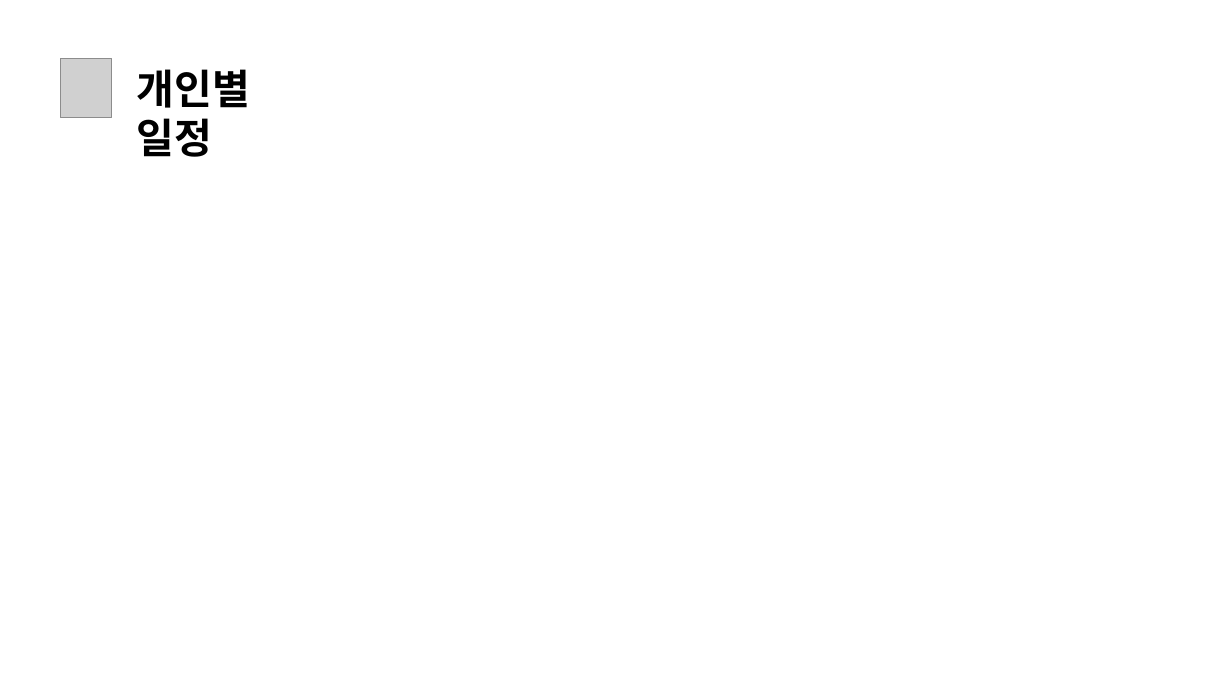
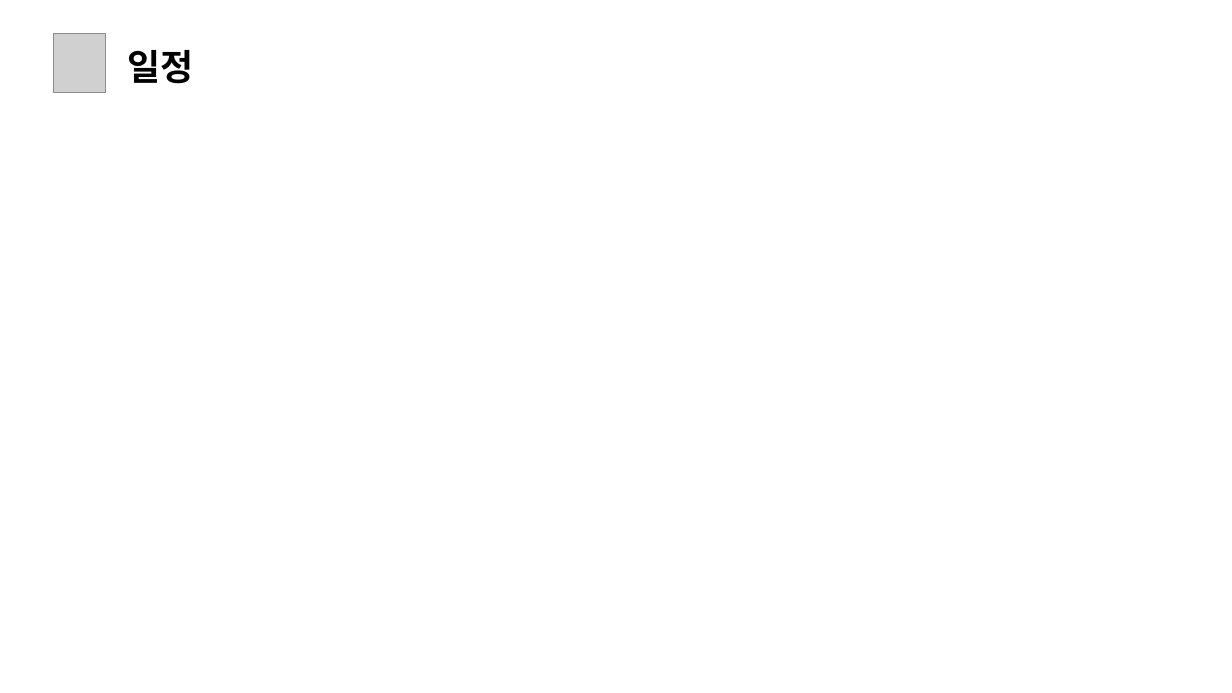
Before and after one commit to daseullll/HappyHouse, a slide deck: slide 6 of happyhouse_광주4반.pptx (slide 5 before the commit). Drawn at 1232x693 pixels with LibreOffice and Linux fonts; fonts in the diff are those of the drawing; grey boxes stand for pictures. Boxes give left, top, right and bottom in pixels: in the first picture for what was removed or moved away, otherwise in the second. Text is boxed around its words. In the diff, an @@ line names an element or a change of style, - is before the commit and + after.

```diff
--- a/happyhouse_광주4반.pptx
+++ b/happyhouse_광주4반.pptx
@@ picture moved from (x1=60, y1=58, x2=112, y2=117) to (x1=54, y1=33, x2=105, y2=92) @@
@@ text at (x1=128, y1=50, x2=194, y2=84): text changed; size 32 to 28 pt @@
-개인별 일정
+일정
```
Also in this commit, not shown: 10 other slides changed, 18 slides added, 3 slides removed, 2 other files.
